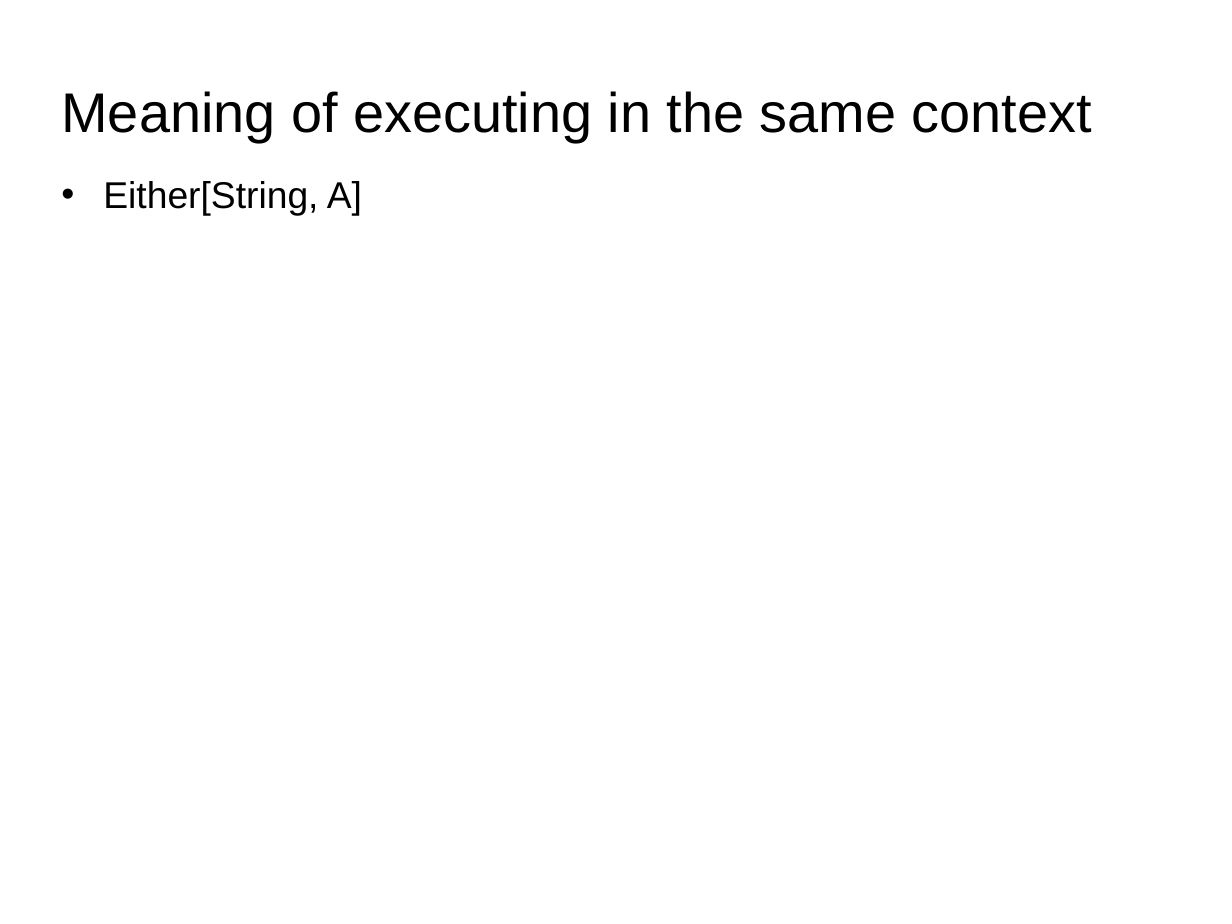
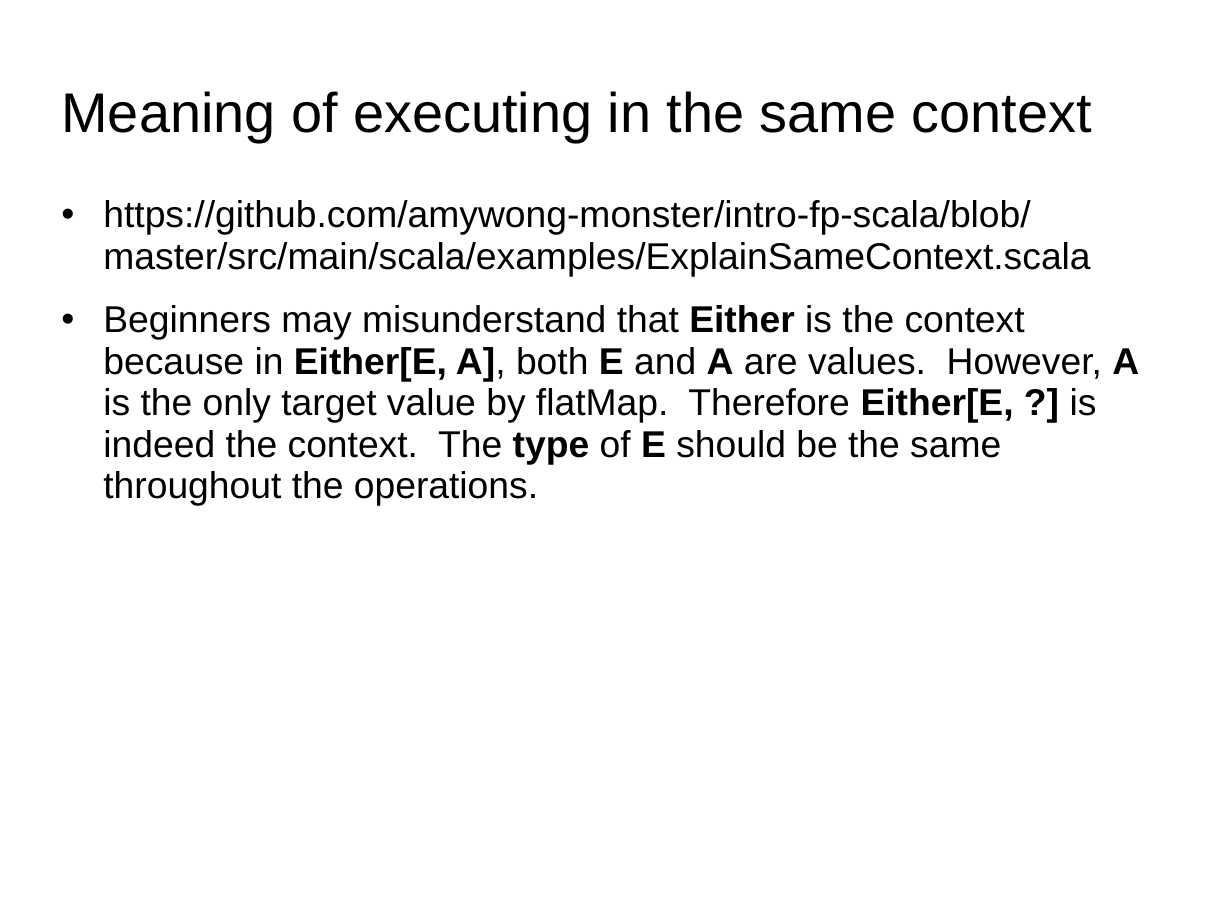
Before and after one commit to amywong-monster/Presentations, a slide deck: slide 14 of 2021-09-16-Basic-FP-Pattern.ppt. Drawn at 1232x924 pixels with LibreOffice and Linux fonts; fonts in the diff are those of the drawing. Boxes give left, top, right and bottom in pixels: in the first picture for what was removed or moved away, otherwise in the second. Text is boxed around its words. In the diff, an @@ line names an element or a change of style, - is before the commit and + after.

```diff
--- a/2021-09-16-Basic-FP-Pattern.ppt
+++ b/2021-09-16-Basic-FP-Pattern.ppt
@@ text at (x1=103, y1=200, x2=1139, y2=506): text changed @@
-• Either[String, A]
+• https://github.com/amywong-monster/intro-fp-scala/blob/master/src/main/scala/examples/ExplainSameContext.scala
+• Beginners may misunderstand that Either is the context because in Either[E, A], both E and A are values. However, A is the only target value by flatMap. Therefore Either[E, ?] is indeed the context. The type of E should be the same throughout the operations.
```
Also in this commit, not shown: 3 other slides changed.
